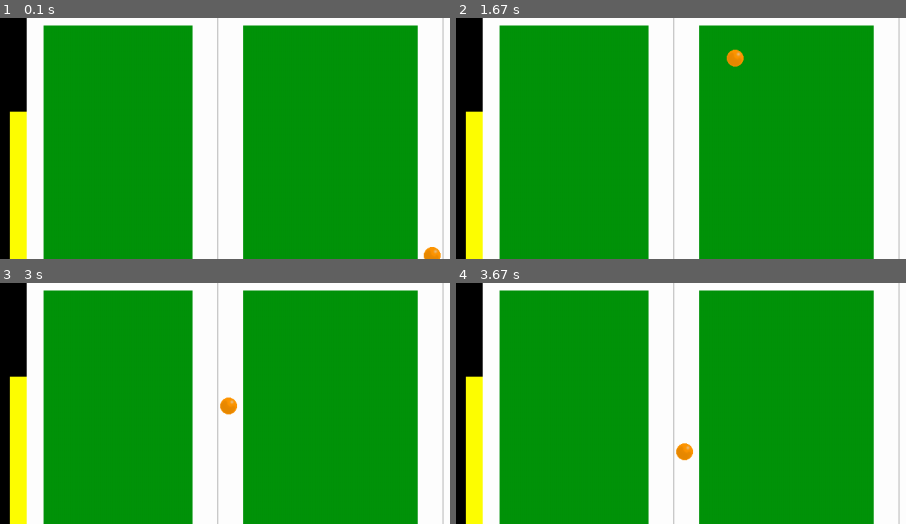
Above: before the commit, frames 1-4 (two rows, left to right).
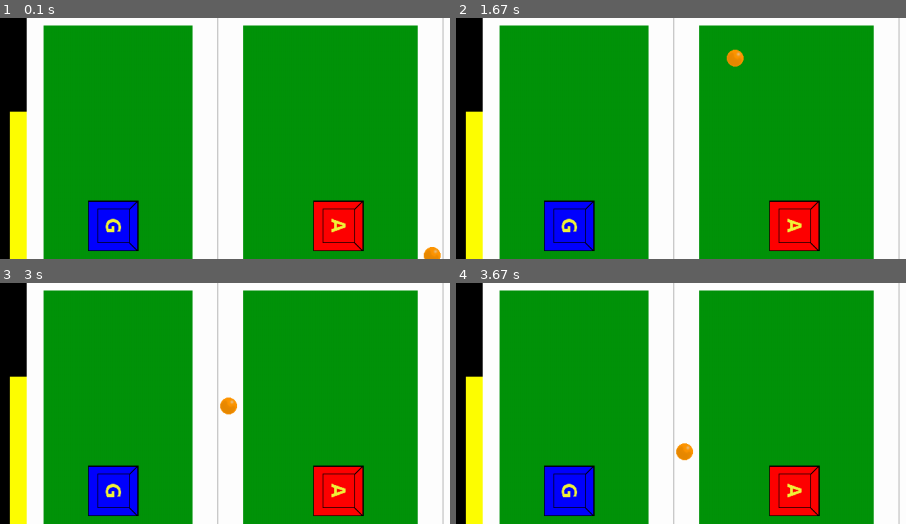
Above: after the commit, the same moments.

Repository: GreatAlexander/Games
Game: pygame game, started from GemTrap/Foosball/main.py
Same seed, same stepped clock (60 frames per second), same inputs: the game is played once before the commit and once after it. The source is Python 2; it was converted automatically to run under Python 3.
Inputs:
- Up to frame 1 (0.1 s): no input
- Up to frame 2 (1.67 s): no input
- Up to frame 3 (3 s): no input
- Up to frame 4 (3.67 s): no input
The pictures show only the part of the screen within x 1-51%, y 3-53%; the shares and areas given below are measured in that part.

The runs differ from the first frame. In frame 1, 4.8% of the frame differs, in the area x 19-81%, y 75-97%; in frame 2, 4.8%; in frame 3, 4.8%; in frame 4, 4.8%.

Commit message:
Added agents to the game
- Now possible to invoke players in the game (Initial position, player
id and orientation)
- Loads correct sprite depending on player ID (1= Blue Defender, 2= Blue
Attacker, 3= Red Defender, 4= Red Attacker)
- The "draw everything" function in Display should be better written but
I don't know how
- Added Constants for starting agent coordinates on the pitch
- Added Pygame Wrapper method for rotating sprite
- Added code in main to create and update new agents
- Renamed Goalkeeper sprites to Defenders

Diff:
--- a/GemTrap/Foosball/Agent.py
+++ b/GemTrap/Foosball/Agent.py
@@ -1,4 +1,27 @@
+import Loader
 import MovingObject
+import PygameWrapper as pygw
 
 class Agent(MovingObject.MovingObject):
-    pass
+	""" Agent class for players on the field """
+	def __init__(self, posxy, playerid, orientation = -90):
+		MovingObject.MovingObject.__init__(self)
+
+		self.player_icon(playerid)
+		self.load_image()
+		self.rect.center = (posxy[0], posxy[1])
+		self.image = pygw.rotate(self.image, orientation)
+
+	def load_image(self):
+		self.image, self.rect = Loader.load_image(self.name, -1)
+		self.image = pygw.transform(self.image, (75, 75))
+
+	def player_icon(self, playerid):
+		if playerid == 1:
+			self.name = 'BlueDefender.png'
+		elif playerid == 2:
+			self.name = 'BlueAttacker.png'
+		elif playerid == 3:
+			self.name = 'RedDefender.png'
+		elif playerid == 4:
+			self.name = 'RedAttacker.png'
--- a/GemTrap/Foosball/Display.py
+++ b/GemTrap/Foosball/Display.py
@@ -65,6 +65,10 @@
         self.showFeatureOnScreen('Speed', 25, np.around(ball.speed, 3))
         self.showFeatureOnScreen('Theta', 35, np.around(ball.orientation, 2))
 
-    def drawEverything(self, background, ballSprite):
+    def drawEverything(self, background, ballSprite, agent1Sprite, agent2Sprite):
         self.screen.blit(background, (0, 0))
         ballSprite.draw(self.screen)
+        if agent1Sprite:
+		agent1Sprite.draw(self.screen)
+        if agent2Sprite:
+		agent2Sprite.draw(self.screen)
--- a/GemTrap/Foosball/Global.py
+++ b/GemTrap/Foosball/Global.py
@@ -27,6 +27,10 @@
 CENTRE = (PITCH[0]/2, PITCH[1]/2)
 EDGE = WALL_WIDTH + TAPE_WIDTH
 LINE_WIDTH = 3 * TAPE_WIDTH
+BLUE1_START = (PITCH[0]*1/8 + EDGE, PITCH[1]*1/2 + EDGE)
+BLUE2_START = (PITCH[0]*5/8 + EDGE, PITCH[1]*1/2 + EDGE)
+RED1_START = (PITCH[0]*7/8 + EDGE, PITCH[1]*1/2 + EDGE)
+RED2_START = (PITCH[0]*3/8 + EDGE, PITCH[1]*1/2 + EDGE)
 
 # Screen constants
 FONT_SIZE = 36
--- a/GemTrap/Foosball/PygameWrapper.py
+++ b/GemTrap/Foosball/PygameWrapper.py
@@ -24,6 +24,10 @@
 	"""Resize Surface to new resolution"""
 	return pygame.transform.scale(image, scale)
 
+def rotate(image, angle):
+	"""Counter-clockwise rotation of image in degrees"""
+	return pygame.transform.rotate(image, angle)
+
 def clock():
 	return pygame.time.Clock()
 
--- a/GemTrap/Foosball/main.py
+++ b/GemTrap/Foosball/main.py
@@ -9,6 +9,7 @@
 import numpy as np
 from Display import Display
 from Ball import Ball
+from Agent import Agent
 from Global import *
 
 def main():
@@ -25,9 +26,16 @@
 #	clock = pygame.time.Clock()
 	clock = pygw.clock()
 	ball = Ball()
+	blue1 = Agent(BLUE1_START, 1)
+	red2 = Agent(RED2_START, 4)
+
 
 #	ballSprite = pygame.sprite.RenderPlain(ball)
 	ballSprite = pygw.renderplainsprite(ball)
+	blue1Sprite = pygw.renderplainsprite(blue1)
+#	blue2Sprite = pygw.renderplainsprite(blue2)
+#	red1Sprite = pygw.renderplainsprite(red1)
+	red2Sprite = pygw.renderplainsprite(red2)
 
 	frame = 0
 	going = True
@@ -38,11 +46,12 @@
 
 		#Update Everything
 		ballSprite.update()
+		blue1Sprite.update()
 		ball.setPushValue(0)
 		frame += 1
 
 		#Draw Everything
-		display.drawEverything(background, ballSprite)
+		display.drawEverything(background, ballSprite, blue1Sprite, red2Sprite)
 		display.updateFeaturesOnScreen(frame, ball)
 
 		if frame == 30:
Renamed: GemTrap/Foosball/Resources/BlueGoalkeeper.png -> GemTrap/Foosball/Resources/BlueDefender.png
Renamed: GemTrap/Foosball/Resources/RedGoalkeeper.png -> GemTrap/Foosball/Resources/RedDefender.png
